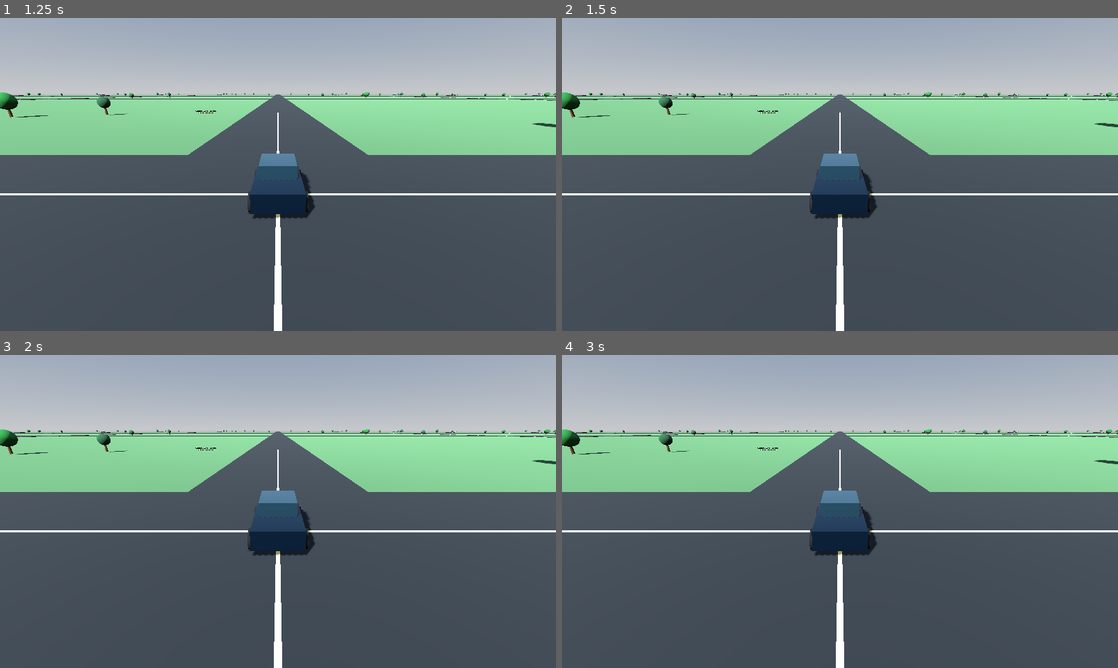
Above: before the commit, frames 1-4 (two rows, left to right).
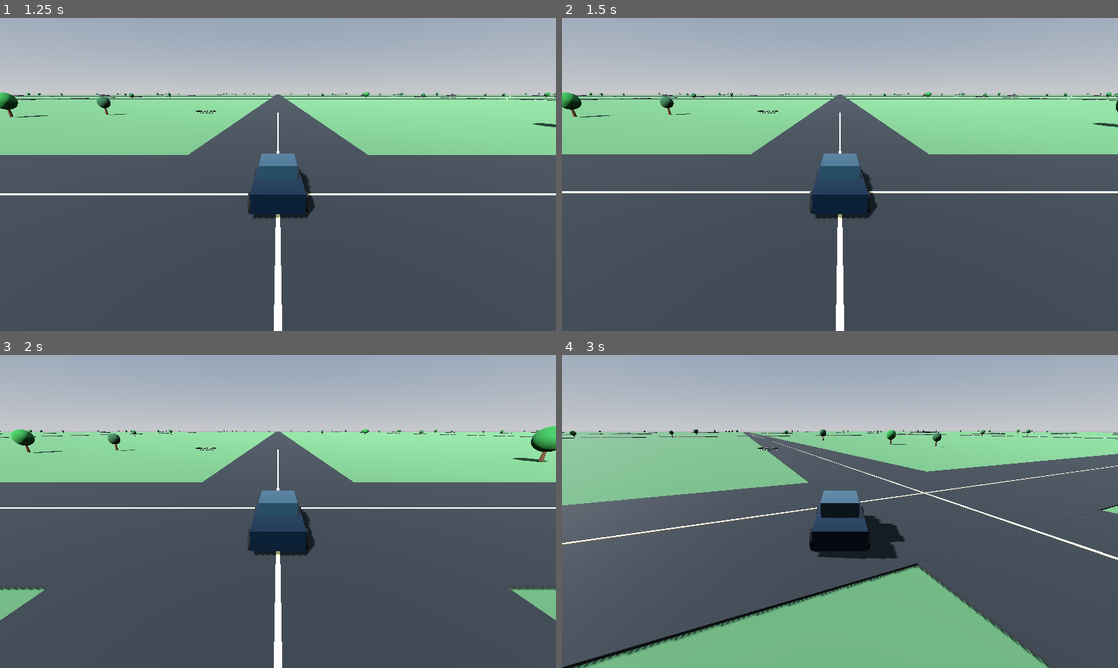
Above: after the commit, the same moments.

Repository: molson835-ai/Coastline
Game: Godot game, scene res://scenes/main.tscn
Same seed, same stepped clock (60 frames per second), same inputs: the game is played once before the commit and once after it.
Inputs:
- Up to frame 1 (1.25 s): hold D (steer_right, bound only after the commit) from 0.53 s (still down)
- Up to frame 2 (1.5 s): release D (steer_right, bound only after the commit) at 1.28 s; hold S (drive_reverse, bound only after the commit) from 1.28 s (still down)
- Up to frame 3 (2 s): keep holding S (drive_reverse, bound only after the commit)
- Up to frame 4 (3 s): release S (drive_reverse, bound only after the commit) at 2.03 s; hold D (steer_right, bound only after the commit) 2.03-2.78 s; hold W (drive_forward, bound only after the commit) from 2.78 s (still down)

Frame 1 is identical in both runs. In frame 2, 1.5% of the frame differs, in the area x 0-100%, y 23-65%; in frame 3, 5.4%; in frame 4, 24%, in the area x 0-100%, y 23-100%.

Commit message:
Configure keyboard driving input actions in Godot project

Diff:
--- a/godot/project.godot
+++ b/godot/project.godot
@@ -17,3 +17,20 @@
 renderer/rendering_method.web="gl_compatibility"
 textures/default_filters/use_nearest_mipmap_filter=false
 environment/defaults/default_clear_color=Color(0.47, 0.68, 0.84, 1)
+[input]
+drive_forward={
+"deadzone": 0.2,
+"events": [Object(InputEventKey,"physical_keycode":87), Object(InputEventKey,"physical_keycode":4194320)]
+}
+drive_reverse={
+"deadzone": 0.2,
+"events": [Object(InputEventKey,"physical_keycode":83), Object(InputEventKey,"physical_keycode":4194322)]
+}
+steer_left={
+"deadzone": 0.2,
+"events": [Object(InputEventKey,"physical_keycode":65), Object(InputEventKey,"physical_keycode":4194319)]
+}
+steer_right={
+"deadzone": 0.2,
+"events": [Object(InputEventKey,"physical_keycode":68), Object(InputEventKey,"physical_keycode":4194321)]
+}
